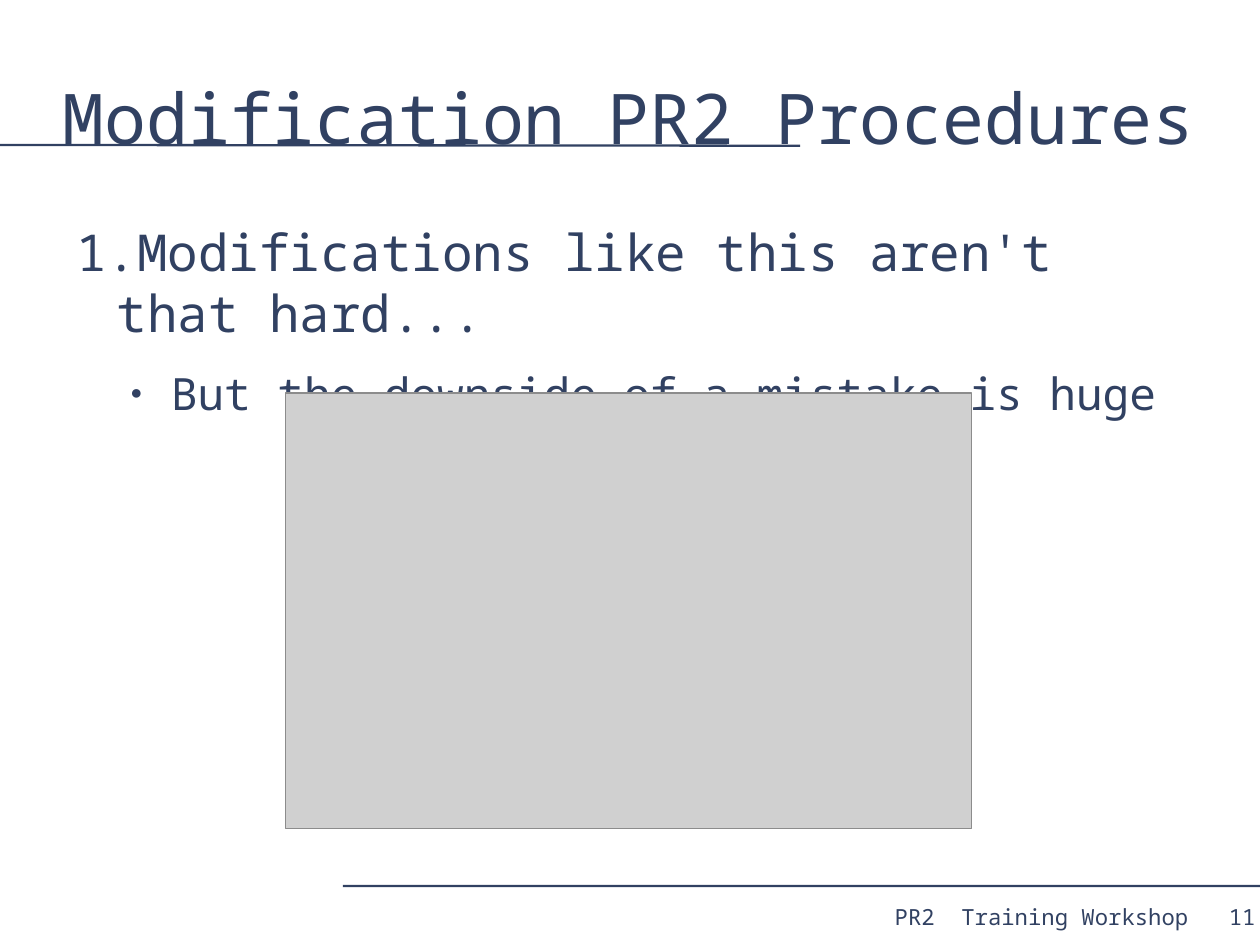
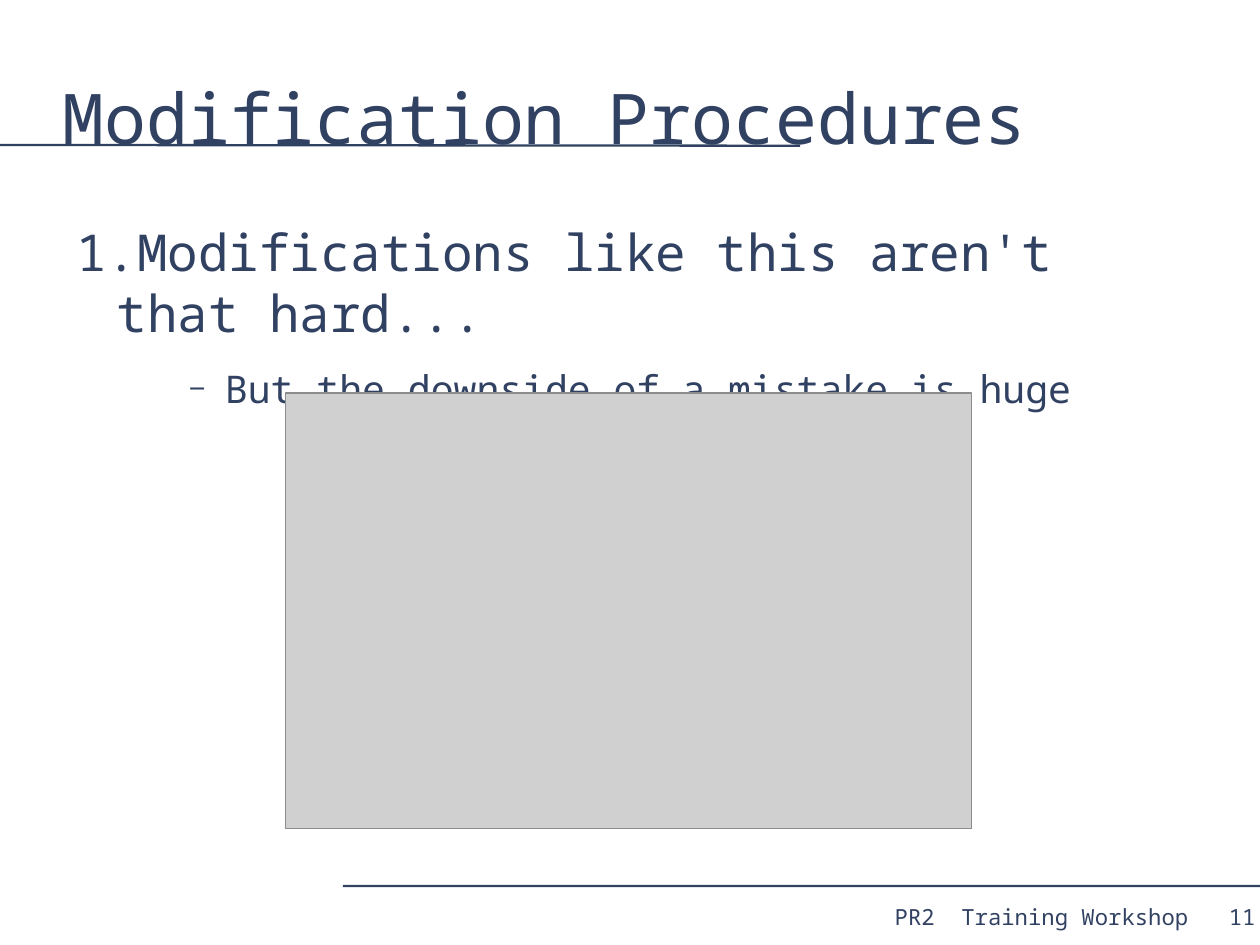
Before and after one commit to PR2/pr2_docs, a slide deck: slide 11 of pr2_training_workshop/modifying_pr2/adding_sensor.odp. Drawn at 1260x945 pixels with LibreOffice and Linux fonts; fonts in the diff are those of the drawing; grey boxes stand for pictures. Boxes give left, top, right and bottom in pixels: in the first picture for what was removed or moved away, otherwise in the second. Text is boxed around its words. In the diff, an @@ line names an element or a change of style, - is before the commit and + after.

```diff
--- a/pr2_training_workshop/modifying_pr2/adding_sensor.odp
+++ b/pr2_training_workshop/modifying_pr2/adding_sensor.odp
@@ title at bbox=[63, 90, 1027, 147]: text changed @@
-Modification PR2 Procedures
+Modification Procedures
@@ text at bbox=[225, 368, 1071, 414]: size 28 to 24 pt in "But the downside of a mistake is ..."; bullet ● to −; list level 2 to 3 in "But the downside of a ..." @@
```
Also in this commit, not shown: 8 other slides changed, 1 slide added.
